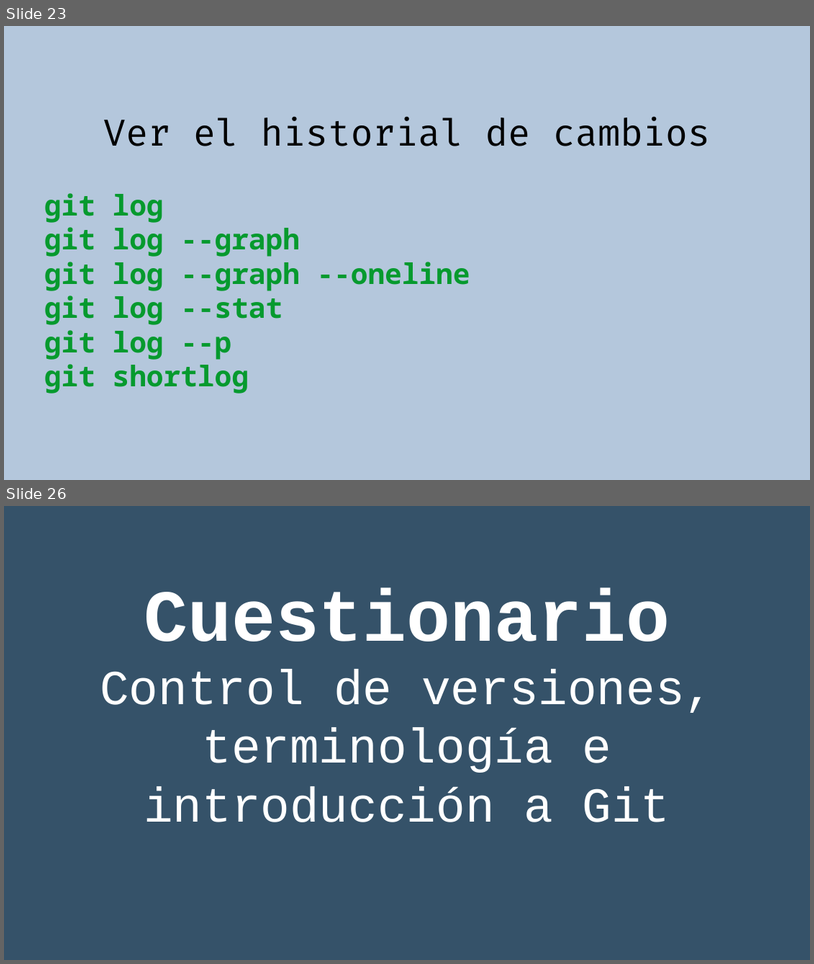
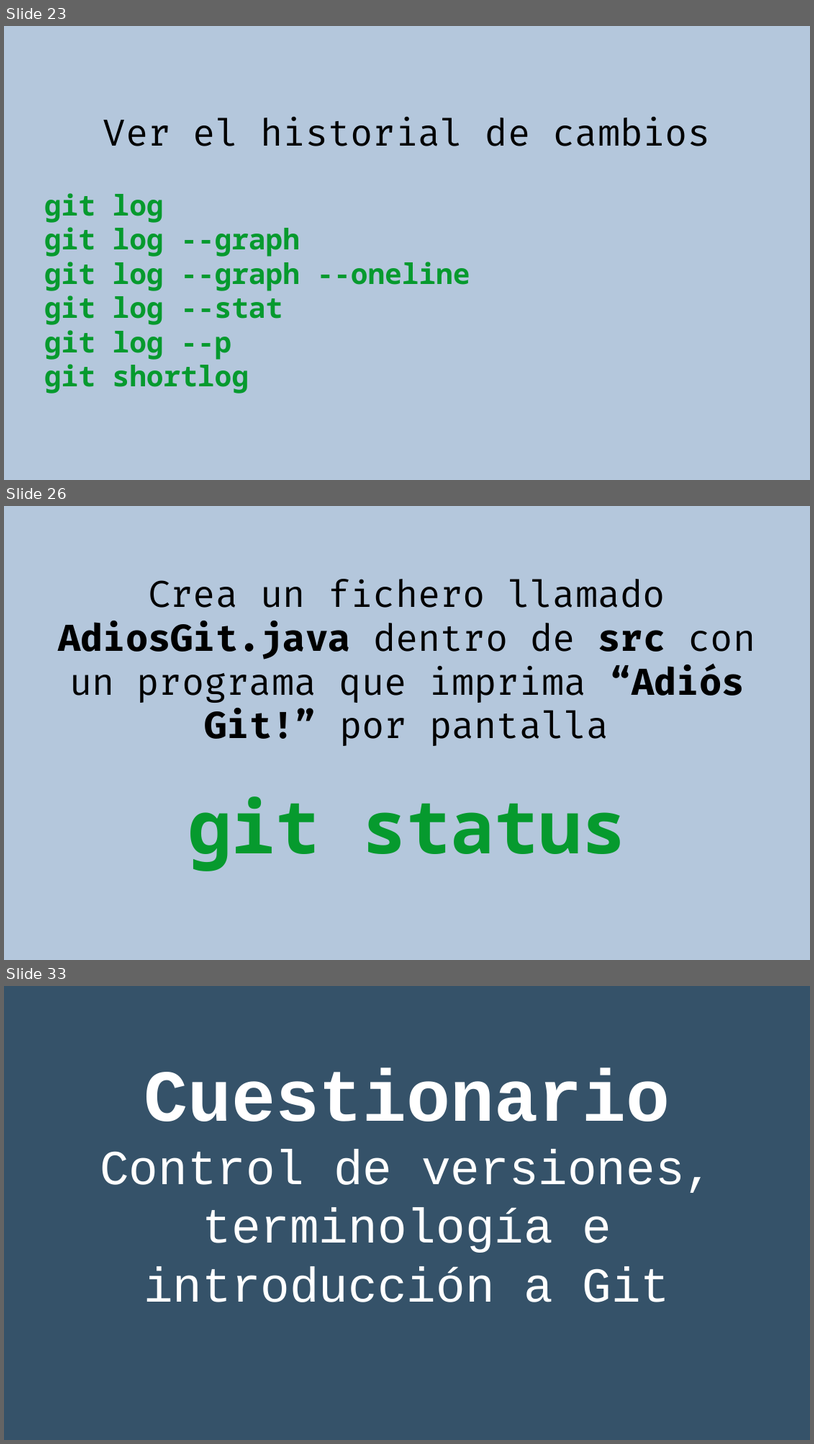
Before and after one commit to rgmf/eed2425, a slide deck: ut/02_control_de_versiones/presentacion/02_git_local.odp. Shown one above the other, each under a label of ours: slides 23 and 26 before the commit, slides 23, 26 and 33 after it; the slides between them are not shown. The pictures are 814x964 and 814x1444 pixels, drawn with LibreOffice and Linux fonts; fonts in the diff are those of the drawing. Boxes give left, top, right and bottom in pixels: in the first picture for what was removed or moved away, otherwise in the second. Text is boxed around its words. In the diff, an @@ line names an element or a change of style, - is before the commit and + after.

```diff
--- a/ut/02_control_de_versiones/presentacion/02_git_local.odp
+++ b/ut/02_control_de_versiones/presentacion/02_git_local.odp
@@ slide 26 added at box(4, 506, 810, 960), background #B4C7DC @@
@@ subtitle added at box(58, 579, 756, 871), 36 pt, text #000000 @@
+Crea un fichero llamado AdiosGit.java dentro de src con un programa que imprima “Adiós Git!” por pantalla
+git status
@@ what was slide 26 is now slide 33 @@
```
Also in this commit, not shown: 6 other slides added, 1 other file.
